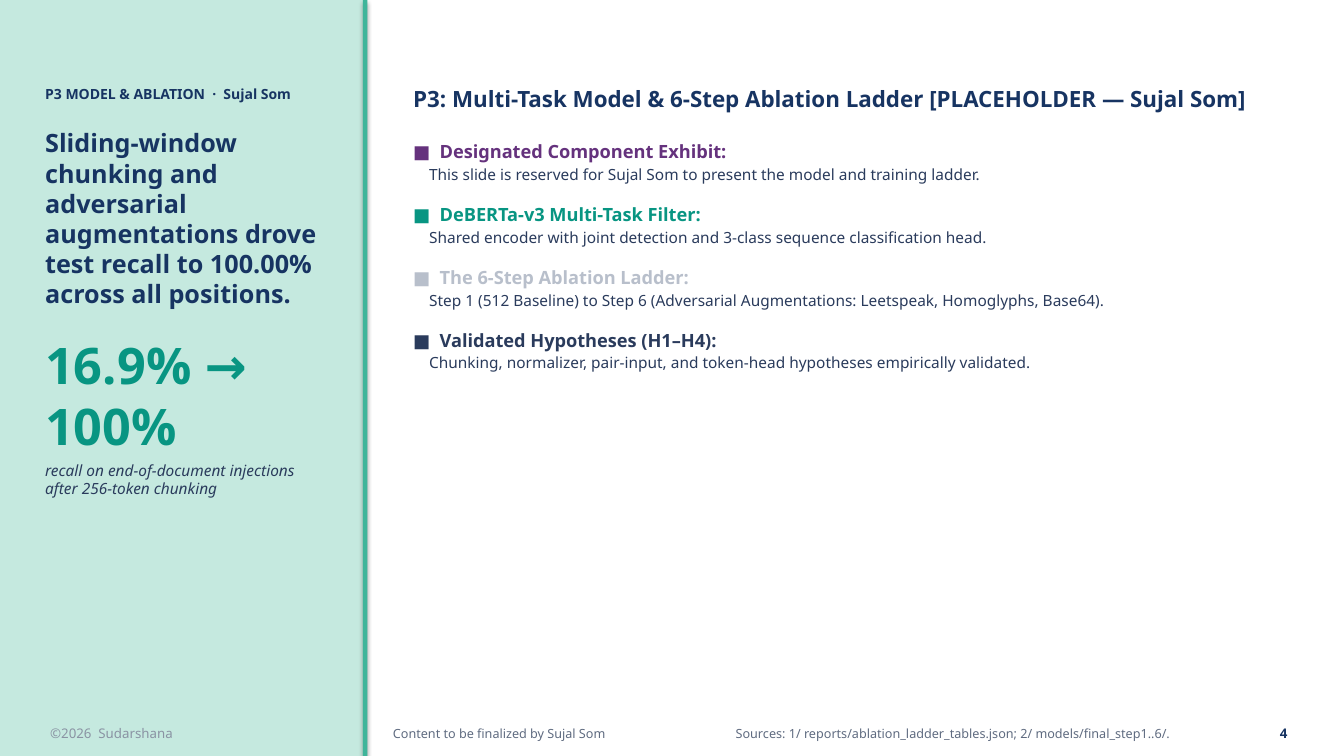
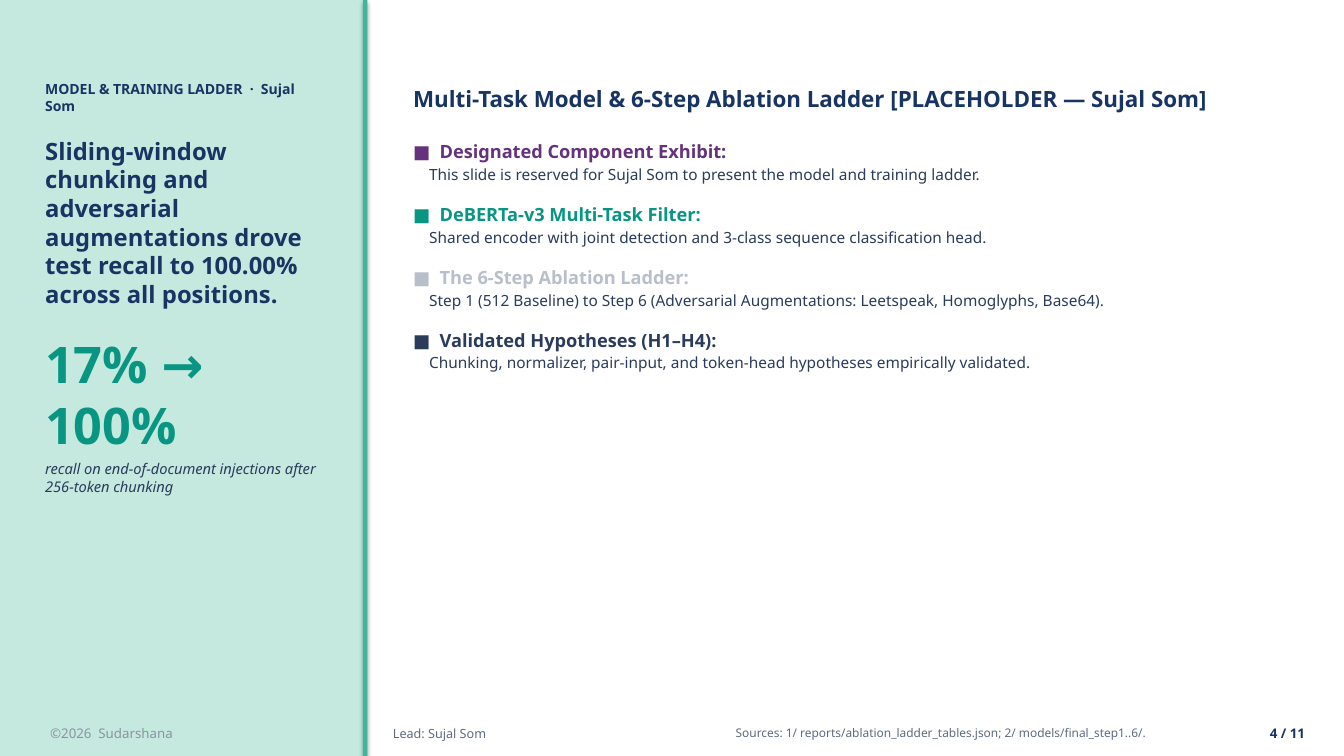
Before and after one commit to HarK-github/Sudarshana, a slide deck: slide 4 of reports/Sudarshana_a16z_Presentation.pptx. Drawn at 1344x756 pixels with LibreOffice and Linux fonts; fonts in the diff are those of the drawing. Boxes give left, top, right and bottom in pixels: in the first picture for what was removed or moved away, otherwise in the second. Text is boxed around its words. In the diff, an @@ line names an element or a change of style, - is before the commit and + after.

Commit message:
feat(slides): clean chart-only exhibit layouts across Harshit's slides with zero lingering text

```diff
--- a/reports/Sudarshana_a16z_Presentation.pptx
+++ b/reports/Sudarshana_a16z_Presentation.pptx
@@ text at (45, 83, 295, 111): text changed @@
-P3 MODEL & ABLATION · Sujal Som
+MODEL & TRAINING LADDER · Sujal Som
@@ text at (413, 90, 1206, 113): text changed @@
-P3: Multi-Task Model & 6-Step Ablation Ladder [PLACEHOLDER — Sujal Som]
+Multi-Task Model & 6-Step Ablation Ladder [PLACEHOLDER — Sujal Som]
@@ text at (45, 142, 316, 496): size 18 to 17 pt in "Sliding-window chunking and adversarial augmentations drove  ..."; size 11 to 10.5 pt in "recall on end-of-document injections after 256-token chunkin ..." @@
@@ text at (45, 346, 177, 445): text changed @@
-16.9% → 100%
+17% → 100%
@@ text at (393, 728, 486, 741): text changed @@
-Content to be finalized by Sujal Som
+Lead: Sujal Som
@@ text "Sources: 1/ reports/ablation_ladder_tables.json; 2/ models/f ..." at (736, 728, 1146, 740): size 9 to 8.5 pt @@
@@ text at (1270, 728, 1305, 738): text changed @@
-4
+4 / 11
```
Also in this commit, not shown: 9 other slides changed, 1 slide added, 10 other files.
